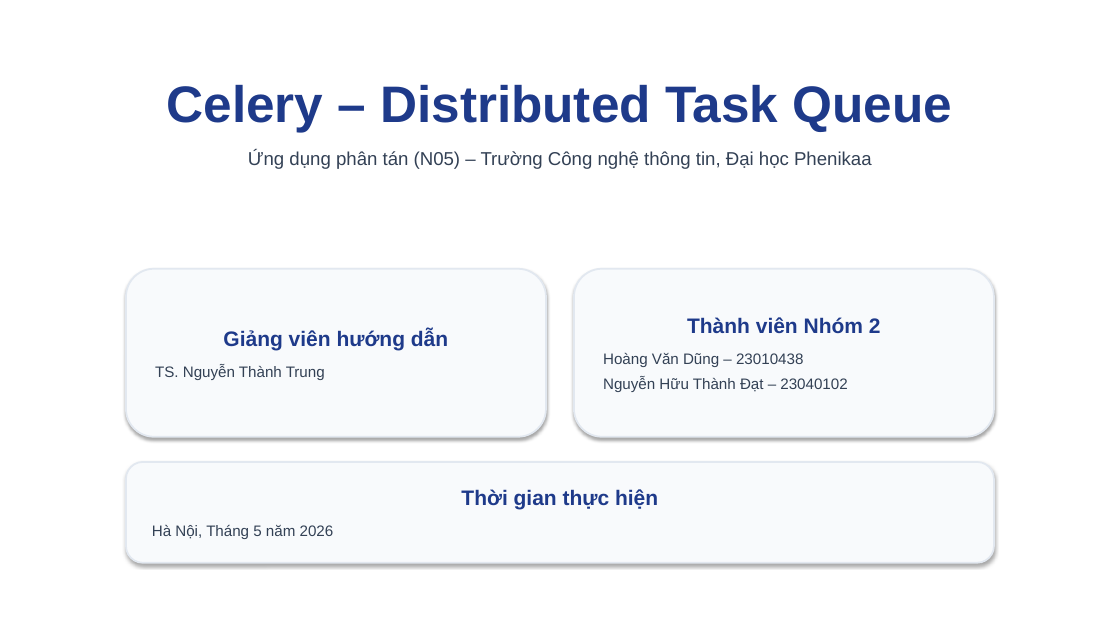
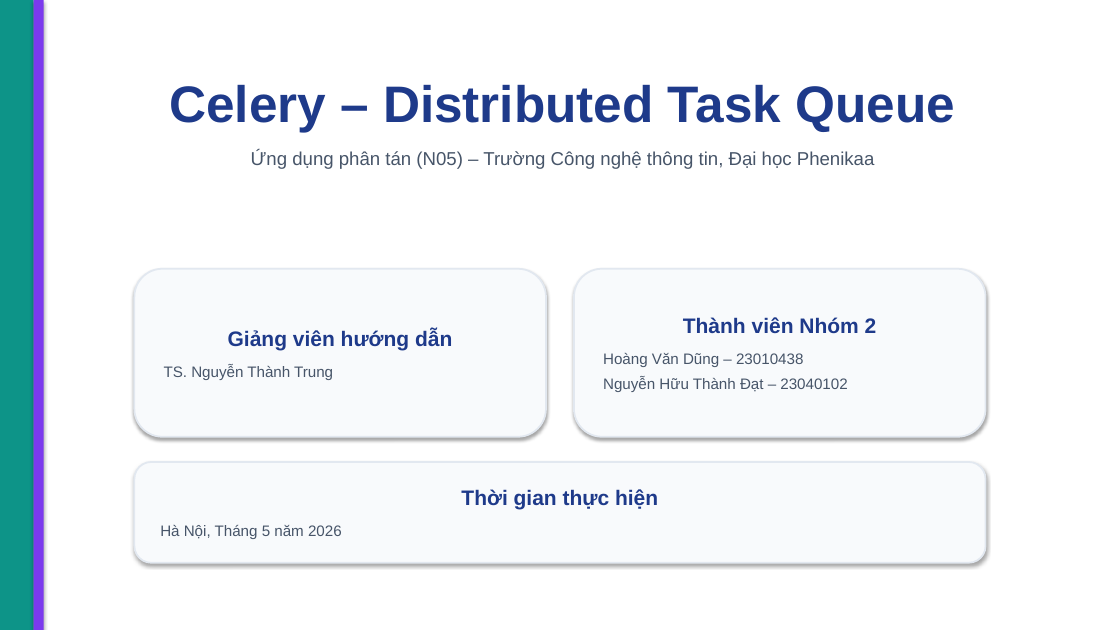
Before and after one commit to dunghvd79/celery-distributed-project, a slide deck: slide 1 of docs/project_presentation.pptx. Drawn at 1120x630 pixels with LibreOffice and Linux fonts; fonts in the diff are those of the drawing. Boxes give left, top, right and bottom in pixels: in the first picture for what was removed or moved away, otherwise in the second. Text is boxed around its words. In the diff, an @@ line names an element or a change of style, - is before the commit and + after.

Commit message:
style: cap nhat tone mau sang cho slide va loai bo mau den

```diff
--- a/docs/project_presentation.pptx
+++ b/docs/project_presentation.pptx
@@ rectangle added at bbox=[0, 0, 34, 630], fill #0D9488 @@
@@ rectangle added at bbox=[34, 0, 44, 630], fill #7C3AED @@
@@ text at bbox=[251, 151, 875, 169]: text colour #334155 to #475569 in "Ứng dụng phân tán (N05) – Trường ..." @@
@@ rounded rectangle "Giảng viên hướng dẫn": place and size @@
-rounded rectangle "Giảng viên hướng dẫn" at bbox=[126, 269, 546, 437]
+rounded rectangle "Giảng viên hướng dẫn" at bbox=[134, 269, 546, 437]
@@ rounded rectangle "Thành viên Nhóm 2": place and size @@
-rounded rectangle "Thành viên Nhóm 2" at bbox=[574, 269, 994, 437]
+rounded rectangle "Thành viên Nhóm 2" at bbox=[574, 269, 986, 437]
@@ text in rounded rectangle at bbox=[603, 353, 847, 392]: text colour #334155 to #475569 in "Hoàng Văn Dũng – 23010438", "Nguyễn Hữu Thành Đạt – 23040102" @@
@@ text in rounded rectangle at bbox=[164, 365, 333, 380]: text colour #334155 to #475569 in "TS. Nguyễn Thành Trung" @@
@@ rounded rectangle "Thời gian thực hiện": place and size @@
-rounded rectangle "Thời gian thực hiện" at bbox=[126, 462, 994, 563]
+rounded rectangle "Thời gian thực hiện" at bbox=[134, 462, 986, 563]
@@ text in rounded rectangle at bbox=[160, 525, 342, 539]: text colour #334155 to #475569 in "Hà Nội, Tháng 5 năm 2026" @@
```
Also in this commit, not shown: 9 other slides changed, 1 other file.
